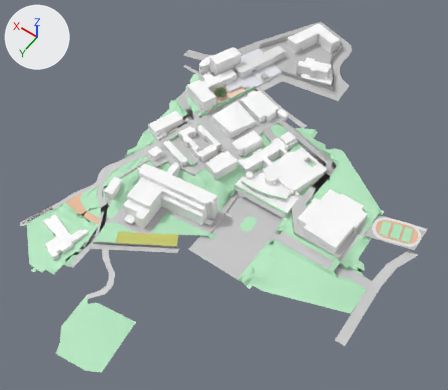
One commit to the glTF model data/map3DModel/wholeMap.glb: the scene before it, then after it.
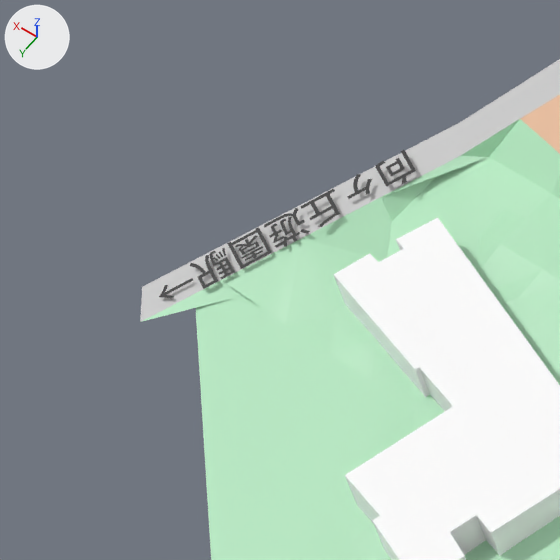
The first picture shows the older version from a 50 mm camera at (-199.0, 269.0, 394.0) aimed at (-23.0, 23.0, 7.0). The close-ups show both versions on the part from 1% to 16% of the width and 48% to 65% of the height of that picture; other places that the commit changed are outside them. Lighting does not change. The marker at upper left points along +X, +Y and +Z. Where no turn or scale is listed for an object, it has been applied to the vertices. Vertices at the same position are counted once.
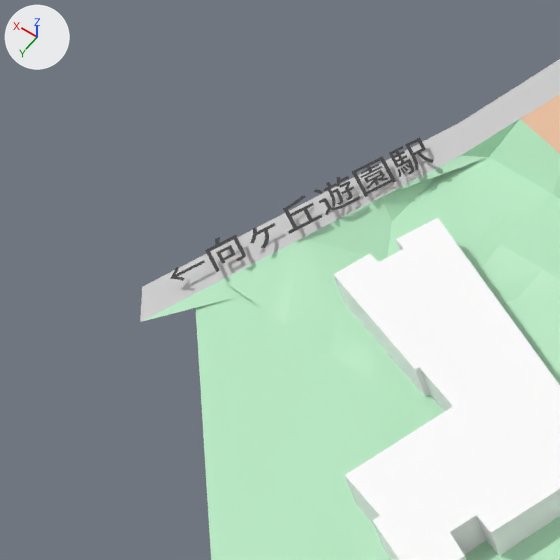
Where the change shows, as pixel boxes [x1, y1, x2, y2] in the close-ups (560 x 560 px; the box of a moved part takes in the faces that stretch with it):
'object_1', reshaped, moved, turned: before [159, 150, 416, 299]; after [170, 137, 434, 281]
part 1 of me_テキスト, added: after [389, 146, 414, 175]
part 2 of me_テキスト, moved or reshaped: before [376, 150, 416, 187]; after [205, 235, 246, 272]
part 3 of me_テキスト, added: after [170, 260, 205, 281]
part 4 of me_テキスト, deleted: before [386, 158, 405, 176]
part 5 of me_テキスト, moved or reshaped: before [159, 174, 372, 299]; after [216, 137, 434, 264]

The change in detail:
me_テキスト is used by ob_object_1; location (82.39, 107.58, 3.2); rotation (-0.0449, 0.108, 1.177), in degrees (-2.6, 6.2, 67); scale (10.6, 10.6, 10.6).
me_テキスト had 1220 vertices, 1206 faces and spanned x 0.03..2.44, y -0.03..0.3, z 0.0.
me_テキスト now has 1220 vertices, 1206 faces and spans x 0.01..2.44, y -0.03..0.3, z 0.0.
me_テキスト part 1: the loose piece of 161 vertices spanning x 1.78..1.92, y -0.03..0.28, z 0.0 is copied, and the copy is moved by (0.35, 0.0, 0.0); it spans x 2.13..2.27, y -0.03..0.28, z 0.0.
me_テキスト part 2: the loose piece of 93 vertices spanning x 0.03..0.32, y -0.03..0.3, z 0.0 is moved by (0.35, 0.0, 0.0).
me_テキスト part 3: the loose piece of 53 vertices spanning x 2.12..2.44, y 0.05..0.22, z 0.0 is copied, and the copy is turned -180 degrees about the z axis through its middle, then moved by (-2.1, 0.0, 0.0); it spans x 0.01..0.34, y 0.05..0.22, z 0.0.
me_テキスト part 4: the loose piece of 10 vertices spanning x 0.11..0.24, y 0.02..0.16, z 0.0 is deleted.
me_テキスト part 5: 22 vertices moved within x 0.49..2.03, y -0.02..0.29, z 0.0; 1015 vertices removed from x 0.39..2.44, y -0.03..0.3, z 0.0; 759 vertices added at x 0.46..2.44, y -0.03..0.3, z 0.0.
Object 'object_1' (ob_object_1) moves from (82.39, 107.58, 3.2) to (89.64, 130.89, 1.34).
Object 'object_1' (ob_object_1) turns from (-2.6, 6.2, 67) to (2.9, -4.7, -113) degrees about x, y and z.
